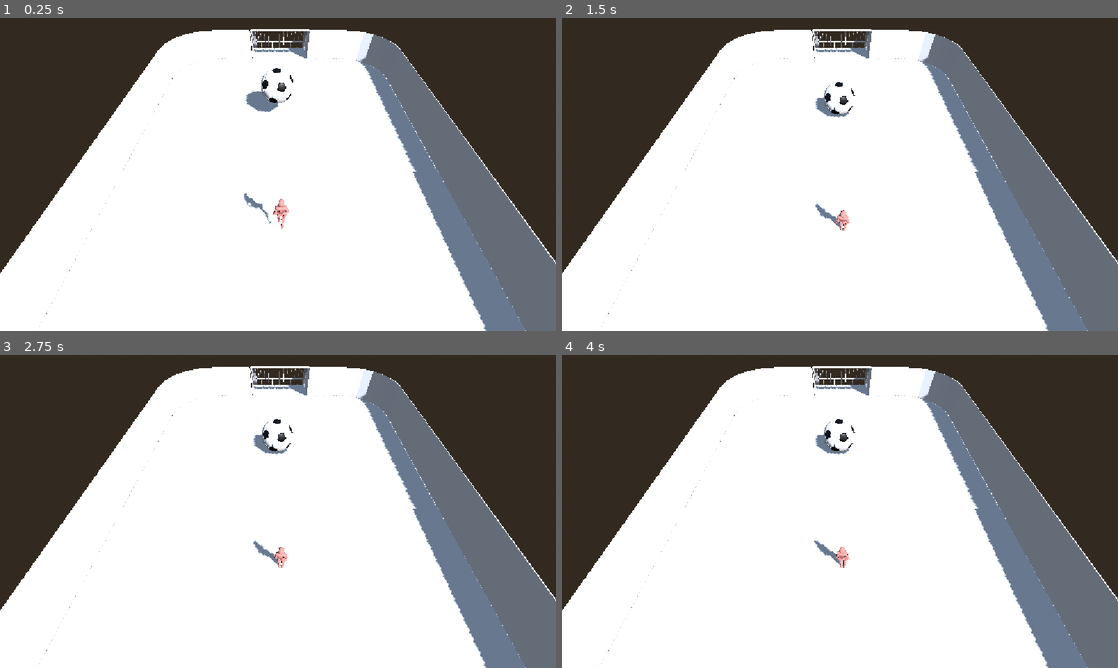
Above: before the commit, frames 1-4 (two rows, left to right).
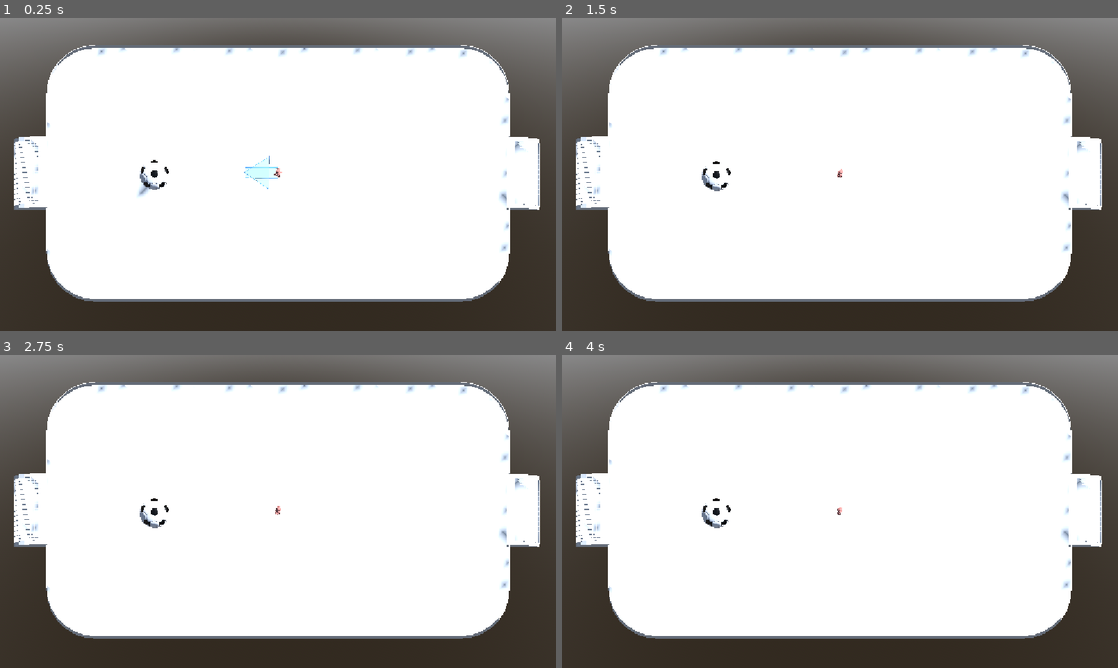
Above: after the commit, the same moments.

Repository: Retr-1/fotbal-to-je-hra
Game: Godot game, scene res://scenes/game/game.tscn
Two runs of this game, one before a commit and one after it. Both use one fixed random seed, a clock stepped at 60 frames per second and the inputs below.
Inputs (mouse positions are in pixels of both pictures, inside the frame that each line leads up to):
- Up to frame 1 (0.25 s): no input
- Up to frame 2 (1.5 s): move the mouse to (962, 158) at 0.52 s; click (962, 158) at 0.67 s; tap Enter at 1.25 s; drag from (728, 190) to (812, 237) at 1.27 s
- Up to frame 3 (2.75 s): tap Space at 2 s; move the mouse to (333, 442) at 2.02 s; click (333, 442) at 2.17 s
- Up to frame 4 (4 s): drag from (812, 574) to (673, 464) at 2.77 s; tap Enter at 3.5 s; move the mouse to (1006, 558) at 3.52 s; click (1006, 558) at 3.67 s

The runs differ from the first frame. In frame 1, 52% of the frame differs, in the area x 0-100%, y 0-100%; in frame 2, 51%; in frame 3, 51%; in frame 4, 51%.

Commit message:
camera setup

Diff:
--- a/scenes/game/game.tscn
+++ b/scenes/game/game.tscn
@@ -26,7 +26,9 @@
 shadow_enabled = true
 
 [node name="Camera3D" type="Camera3D" parent="." unique_id=935895623]
-transform = Transform3D(1, -2.2527347e-08, -2.473402e-08, 3.3169027e-08, 0.5710971, 0.82088256, -4.36678e-09, -0.82088256, 0.5710971, -0.11598396, 8.2169285, 2.9307013)
+transform = Transform3D(3.2187586e-08, 0.9964537, -0.08414281, 2.6541688e-08, 0.08414281, 0.9964537, 1, -3.4306737e-08, -2.373921e-08, -1.5173826, 18.091, 0)
+projection = 1
+size = 19.192
 
 [node name="Character" parent="." unique_id=1612456397 instance=ExtResource("2_0sr1o")]
 transform = Transform3D(1, 0, 0, 0, 1, 0, 0, 0, 1, 0, 0.83773243, 0)
